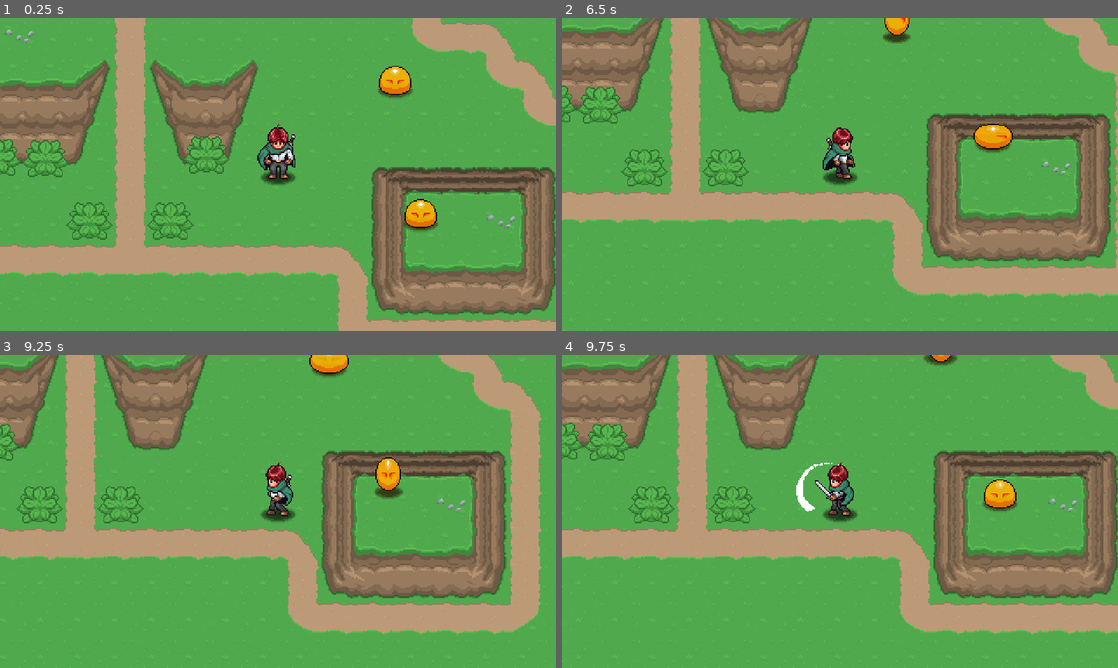
Above: before the commit, frames 1-4 (two rows, left to right).
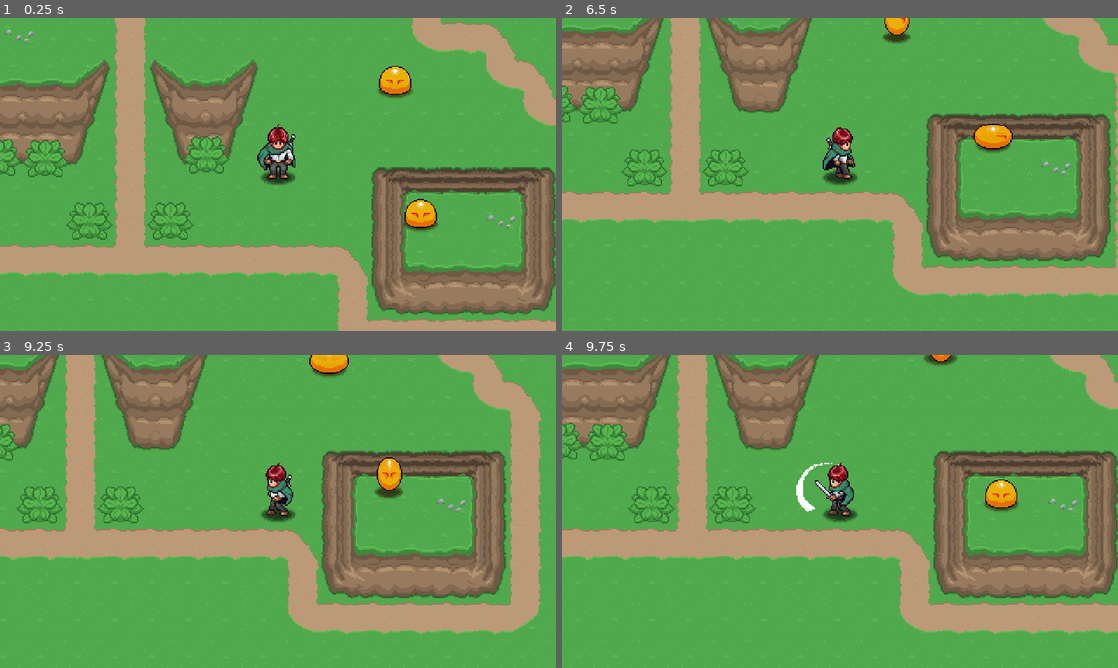
Above: after the commit, the same moments.

Repository: shawndeprey/aarpg
Game: Godot game, scene res://playground.tscn
Same seed, same stepped clock (60 frames per second), same inputs: the game is played once before the commit and once after it.
Inputs:
- Up to frame 1 (0.25 s): no input
- Up to frame 2 (6.5 s): hold Right (right) 0.53-1.28 s; hold Z (attack) 0.53-1.28 s; hold Down (down) 1.28-2.03 s; tap Z (attack) every 1.5 s from 1.35 to 5.85 s; hold Right (right) 2.03-2.78 s; hold Z (attack) 2.03-2.78 s; hold Up (up) 2.78-3.53 s; hold Z (attack) 3.53-4.28 s; hold Left (left) 3.53-5.03 s; hold Down (down) 5.03-5.78 s; hold Z (attack) 5.03-5.78 s; hold Right (right) from 5.78 s (still down)
- Up to frame 3 (9.25 s): release Right (right) at 6.53 s; hold Up (up) 6.53-7.28 s; hold Z (attack) 6.53-7.28 s; hold Right (right) 7.28-8.03 s; tap Z (attack) at 7.35, 8.85 s; hold Down (down) 8.03-8.78 s; hold Z (attack) 8.03-8.78 s; hold Left (left) from 8.78 s (still down)
- Up to frame 4 (9.75 s): release Left (left) at 9.53 s; hold Up (up) from 9.53 s (still down); hold Z (attack) from 9.53 s (still down)

Frames 1-2 are identical in both runs. In frame 3, 0.2% of the frame differs, in the area x 67-73%, y 32-46%; in frame 4, 0.1%.

Commit message:
Add enemy hit and death

Diff:
--- /dev/null
+++ b/Enemies/Scripts/States/enemy_state_destroy.gd
@@ -0,0 +1,41 @@
+class_name EnemyStateDestroy extends EnemyState
+
+@export var anim_name: String = "destroy"
+@export var knockback_speed: float = 200.0
+@export var decelerate_speed: float = 10.0
+
+var _direction: Vector2
+
+# What happens when we initialize this state?
+func Init() -> void:
+	enemy.enemy_destroyed.connect(OnEnemyDestroyed)
+	pass
+
+# What happens when the player enters this state?
+func Enter() -> void:
+	enemy.invulderable = true
+	_direction = enemy.global_position.direction_to(enemy.player.global_position)
+	enemy.SetDirection(_direction)
+	enemy.velocity = _direction * -knockback_speed
+	enemy.UpdateAnimation(anim_name)
+	enemy.animation_player.animation_finished.connect(OnAnimationFInished)
+
+# What happens when the player exits this state?
+func Exit() -> void:
+	enemy.invulderable = false
+	enemy.animation_player.animation_finished.disconnect(OnAnimationFInished)
+
+# What happens during the _process update in this State?
+func Process(delta: float) -> EnemyState:
+	enemy.velocity -= enemy.velocity * decelerate_speed * delta
+	return null
+
+# What happens during the _physics_process update in this State?
+func Physics(_delta: float) -> EnemyState:
+	return null
+
+func OnEnemyDestroyed() -> void:
+	state_machine.ChangeState(self)
+
+func OnAnimationFInished(_a: String) -> void:
+	enemy.queue_free()
--- /dev/null
+++ b/Enemies/Scripts/States/enemy_state_stun.gd
@@ -0,0 +1,46 @@
+class_name EnemyStateStun extends EnemyState
+
+@export var anim_name: String = "walk"
+@export var knockback_speed: float = 200.0
+@export var decelerate_speed: float = 10.0
+@export_category("AI")
+@export var next_state: EnemyState
+
+var _direction: Vector2
+var _animation_finished: bool = false
+
+# What happens when we initialize this state?
+func Init() -> void:
+	enemy.enemy_damaged.connect(OnEnemyDamaged)
+	pass
+
+# What happens when the player enters this state?
+func Enter() -> void:
+	enemy.invulderable = true
+	_animation_finished = false
+	_direction = enemy.global_position.direction_to(enemy.player.global_position)
+	enemy.SetDirection(_direction)
+	enemy.velocity = _direction * -knockback_speed
+	enemy.UpdateAnimation(anim_name)
+	enemy.animation_player.animation_finished.connect(OnAnimationFInished)
+
+# What happens when the player exits this state?
+func Exit() -> void:
+	enemy.invulderable = false
+	enemy.animation_player.animation_finished.disconnect(OnAnimationFInished)
+
+# What happens during the _process update in this State?
+func Process(delta: float) -> EnemyState:
+	if _animation_finished: return next_state
+	enemy.velocity -= enemy.velocity * decelerate_speed * delta
+	return null
+
+# What happens during the _physics_process update in this State?
+func Physics(_delta: float) -> EnemyState:
+	return null
+
+func OnEnemyDamaged() -> void:
+	state_machine.ChangeState(self)
+
+func OnAnimationFInished(_a: String) -> void:
+	_animation_finished = true
--- a/Enemies/Scripts/enemy.gd
+++ b/Enemies/Scripts/enemy.gd
@@ -1,6 +1,7 @@
 class_name Enemy extends CharacterBody2D
 signal direction_changed(new_direction: Vector2)
 signal enemy_damaged()
+signal enemy_destroyed()
 const DIR_4: Array = [Vector2.RIGHT, Vector2.DOWN, Vector2.LEFT, Vector2.UP]
 
 @export var hp: int = 3
@@ -12,7 +13,7 @@
 
 @onready var animation_player: AnimationPlayer = $AnimationPlayer
 @onready var sprite: Sprite2D = $Sprite2D
-#@onready var hitbox: HitBox = $HitBox
+@onready var hitbox: HitBox = $HitBox
 @onready var state_machine: EnemyStateMachine = $EnemyStateMachine
 
 
@@ -20,6 +21,7 @@
 func _ready() -> void:
 	state_machine.Initialize(self)
 	player = PlayerManager.player
+	hitbox.Damaged.connect(TakeDamage)
 	pass # Replace with function body.
 
 
@@ -51,3 +53,11 @@
 	if cardinal_direction == Vector2.DOWN: return "down"
 	elif cardinal_direction == Vector2.UP: return "up"
 	else: return "side"
+
+func TakeDamage(damage: int) -> void:
+	if invulderable: return
+	hp -= damage
+	if hp > 0:
+		enemy_damaged.emit()
+	else:
+		enemy_destroyed.emit()
--- a/Enemies/Slime/slime.tscn
+++ b/Enemies/Slime/slime.tscn
@@ -1,11 +1,18 @@
-[gd_scene load_steps=16 format=3 uid="uid://c0pyn5wtg67op"]
+[gd_scene load_steps=34 format=3 uid="uid://c0pyn5wtg67op"]
 
 [ext_resource type="Texture2D" uid="uid://bhxyy3a36layn" path="res://Player/Sprites/Shadow.png" id="1_ty5ey"]
 [ext_resource type="Script" path="res://Enemies/Scripts/enemy.gd" id="1_ye830"]
 [ext_resource type="Texture2D" uid="uid://dwj2dpb1r5nfg" path="res://Enemies/Slime/Slime.png" id="2_ymapi"]
 [ext_resource type="Script" path="res://Enemies/Scripts/enemy_state_machine.gd" id="4_6jdiy"]
+[ext_resource type="AudioStream" uid="uid://blfltvhm4vgi4" path="res://Enemies/Slime/hit_01.wav" id="4_wt3q4"]
+[ext_resource type="AudioStream" uid="uid://xwe1pjnoukx" path="res://Enemies/Slime/hit_00.wav" id="5_h8xpb"]
 [ext_resource type="Script" path="res://Enemies/Scripts/States/enemy_state_idle.gd" id="5_t480k"]
 [ext_resource type="Script" path="res://Enemies/Scripts/States/enemy_state_wander.gd" id="6_du6cf"]
+[ext_resource type="Script" path="res://Enemies/Scripts/States/enemy_state_stun.gd" id="9_wuyou"]
+[ext_resource type="PackedScene" uid="uid://diwdjm6qll7lo" path="res://GeneralNodes/Hurtbox/hurt_box.tscn" id="9_x3b1i"]
+[ext_resource type="PackedScene" uid="uid://c0k4pgmtjjrfq" path="res://GeneralNodes/Hitbox/hit_box.tscn" id="10_ang42"]
+[ext_resource type="Texture2D" uid="uid://b03cnk0oyp5ob" path="res://Enemies/Slime/DestroySmoke.png" id="10_t1rqg"]
+[ext_resource type="Script" path="res://Enemies/Scripts/States/enemy_state_destroy.gd" id="10_yu5nd"]
 
 [sub_resource type="CapsuleShape2D" id="CapsuleShape2D_quboi"]
 radius = 5.0
@@ -78,6 +85,30 @@
 "update": 0,
 "values": [Vector2(1, 1)]
 }
+tracks/3/type = "value"
+tracks/3/imported = false
+tracks/3/enabled = true
+tracks/3/path = NodePath("Sprite2D:modulate")
+tracks/3/interp = 1
+tracks/3/loop_wrap = true
+tracks/3/keys = {
+"times": PackedFloat32Array(0),
+"transitions": PackedFloat32Array(1),
+"update": 0,
+"values": [Color(1, 1, 1, 1)]
+}
+tracks/4/type = "value"
+tracks/4/imported = false
+tracks/4/enabled = true
+tracks/4/path = NodePath("ShadowSprite2D:modulate")
+tracks/4/interp = 1
+tracks/4/loop_wrap = true
+tracks/4/keys = {
+"times": PackedFloat32Array(0),
+"transitions": PackedFloat32Array(1),
+"update": 0,
+"values": [Color(0.133333, 0.0823529, 0, 0.741176)]
+}
 
 [sub_resource type="Animation" id="Animation_4dvu6"]
 resource_name = "idle_up"
@@ -260,15 +291,603 @@
 "values": [Vector2(1, 1), Vector2(1, 1), Vector2(0.8, 0.8), Vector2(1, 1)]
 }
 
+[sub_resource type="Animation" id="Animation_lgp18"]
+resource_name = "stun_down"
+length = 0.3
+step = 0.01
+tracks/0/type = "value"
+tracks/0/imported = false
+tracks/0/enabled = true
+tracks/0/path = NodePath("Sprite2D:frame")
+tracks/0/interp = 1
+tracks/0/loop_wrap = true
+tracks/0/keys = {
+"times": PackedFloat32Array(0, 0.05, 0.1, 0.16, 0.22, 0.28),
+"transitions": PackedFloat32Array(1, 1, 1, 1, 1, 1),
+"update": 1,
+"values": [18, 19, 20, 11, 9, 18]
+}
+tracks/1/type = "value"
+tracks/1/imported = false
+tracks/1/enabled = true
+tracks/1/path = NodePath("Sprite2D:position")
+tracks/1/interp = 1
+tracks/1/loop_wrap = true
+tracks/1/keys = {
+"times": PackedFloat32Array(0, 0.1, 0.28),
+"transitions": PackedFloat32Array(1, -2, -2),
+"update": 0,
+"values": [Vector2(0, -19), Vector2(0, -22), Vector2(0, -19)]
+}
+tracks/2/type = "value"
+tracks/2/imported = false
+tracks/2/enabled = true
+tracks/2/path = NodePath("ShadowSprite2D:scale")
+tracks/2/interp = 1
+tracks/2/loop_wrap = true
+tracks/2/keys = {
+"times": PackedFloat32Array(0, 0.1, 0.28),
+"transitions": PackedFloat32Array(-2, -2, -2),
+"update": 0,
+"values": [Vector2(1, 1), Vector2(0.9, 0.9), Vector2(1, 1)]
+}
+tracks/3/type = "value"
+tracks/3/imported = false
+tracks/3/enabled = true
+tracks/3/path = NodePath("Sprite2D:modulate")
+tracks/3/interp = 1
+tracks/3/loop_wrap = true
+tracks/3/keys = {
+"times": PackedFloat32Array(0, 0.22, 0.28),
+"transitions": PackedFloat32Array(1, 1, 1),
+"update": 0,
+"values": [Color(1, 0.105882, 0.145098, 0.67451), Color(1, 1, 1, 1), Color(1, 1, 1, 1)]
+}
+tracks/4/type = "audio"
+tracks/4/imported = false
+tracks/4/enabled = true
+tracks/4/path = NodePath("AudioStreamPlayer2D")
+tracks/4/interp = 1
+tracks/4/loop_wrap = true
+tracks/4/keys = {
+"clips": [{
+"end_offset": 0.0,
+"start_offset": 0.0,
+"stream": ExtResource("4_wt3q4")
+}],
+"times": PackedFloat32Array(0)
+}
+tracks/4/use_blend = true
+
+[sub_resource type="Animation" id="Animation_ldmog"]
+resource_name = "stun_up"
+length = 0.3
+step = 0.01
+tracks/0/type = "value"
+tracks/0/imported = false
+tracks/0/enabled = true
+tracks/0/path = NodePath("Sprite2D:frame")
+tracks/0/interp = 1
+tracks/0/loop_wrap = true
+tracks/0/keys = {
+"times": PackedFloat32Array(0, 0.05, 0.1, 0.16, 0.22, 0.28),
+"transitions": PackedFloat32Array(1, 1, 1, 1, 1, 1),
+"update": 1,
+"values": [21, 22, 23, 14, 12, 21]
+}
+tracks/1/type = "value"
+tracks/1/imported = false
+tracks/1/enabled = true
+tracks/1/path = NodePath("Sprite2D:position")
+tracks/1/interp = 1
+tracks/1/loop_wrap = true
+tracks/1/keys = {
+"times": PackedFloat32Array(0, 0.1, 0.28),
+"transitions": PackedFloat32Array(1, -2, -2),
+"update": 0,
+"values": [Vector2(0, -19), Vector2(0, -22), Vector2(0, -19)]
+}
+tracks/2/type = "value"
+tracks/2/imported = false
+tracks/2/enabled = true
+tracks/2/path = NodePath("ShadowSprite2D:scale")
+tracks/2/interp = 1
+tracks/2/loop_wrap = true
+tracks/2/keys = {
+"times": PackedFloat32Array(0, 0.1, 0.28),
+"transitions": PackedFloat32Array(-2, -2, -2),
+"update": 0,
+"values": [Vector2(1, 1), Vector2(0.9, 0.9), Vector2(1, 1)]
+}
+tracks/3/type = "value"
+tracks/3/imported = false
+tracks/3/enabled = true
+tracks/3/path = NodePath("Sprite2D:modulate")
+tracks/3/interp = 1
+tracks/3/loop_wrap = true
+tracks/3/keys = {
+"times": PackedFloat32Array(0, 0.22, 0.28),
+"transitions": PackedFloat32Array(1, 1, 1),
+"update": 0,
+"values": [Color(1, 0.105882, 0.145098, 0.67451), Color(1, 1, 1, 1), Color(1, 1, 1, 1)]
+}
+tracks/4/type = "audio"
+tracks/4/imported = false
+tracks/4/enabled = true
+tracks/4/path = NodePath("AudioStreamPlayer2D")
+tracks/4/interp = 1
+tracks/4/loop_wrap = true
+tracks/4/keys = {
+"clips": [{
+"end_offset": 0.0,
+"start_offset": 0.0,
+"stream": ExtResource("4_wt3q4")
+}],
+"times": PackedFloat32Array(0)
+}
+tracks/4/use_blend = true
+
+[sub_resource type="Animation" id="Animation_iblar"]
+resource_name = "stun_side"
+length = 0.3
+step = 0.01
+tracks/0/type = "value"
+tracks/0/imported = false
+tracks/0/enabled = true
+tracks/0/path = NodePath("Sprite2D:frame")
+tracks/0/interp = 1
+tracks/0/loop_wrap = true
+tracks/0/keys = {
+"times": PackedFloat32Array(0, 0.05, 0.1, 0.16, 0.22, 0.28),
+"transitions": PackedFloat32Array(1, 1, 1, 1, 1, 1),
+"update": 1,
+"values": [24, 25, 26, 17, 15, 24]
+}
+tracks/1/type = "value"
+tracks/1/imported = false
+tracks/1/enabled = true
+tracks/1/path = NodePath("Sprite2D:position")
+tracks/1/interp = 1
+tracks/1/loop_wrap = true
+tracks/1/keys = {
+"times": PackedFloat32Array(0, 0.1, 0.28),
+"transitions": PackedFloat32Array(1, -2, -2),
+"update": 0,
+"values": [Vector2(0, -19), Vector2(0, -22), Vector2(0, -19)]
+}
+tracks/2/type = "value"
+tracks/2/imported = false
+tracks/2/enabled = true
+tracks/2/path = NodePath("ShadowSprite2D:scale")
+tracks/2/interp = 1
+tracks/2/loop_wrap = true
+tracks/2/keys = {
+"times": PackedFloat32Array(0, 0.1, 0.28),
+"transitions": PackedFloat32Array(-2, -2, -2),
+"update": 0,
+"values": [Vector2(1, 1), Vector2(0.9, 0.9), Vector2(1, 1)]
+}
+tracks/3/type = "value"
+tracks/3/imported = false
+tracks/3/enabled = true
+tracks/3/path = NodePath("Sprite2D:modulate")
+tracks/3/interp = 1
+tracks/3/loop_wrap = true
+tracks/3/keys = {
+"times": PackedFloat32Array(0, 0.22, 0.28),
+"transitions": PackedFloat32Array(1, 1, 1),
+"update": 0,
+"values": [Color(1, 0.105882, 0.145098, 0.67451), Color(1, 1, 1, 1), Color(1, 1, 1, 1)]
+}
+tracks/4/type = "audio"
+tracks/4/imported = false
+tracks/4/enabled = true
+tracks/4/path = NodePath("AudioStreamPlayer2D")
+tracks/4/interp = 1
+tracks/4/loop_wrap = true
+tracks/4/keys = {
+"clips": [{
+"end_offset": 0.0,
+"start_offset": 0.0,
+"stream": ExtResource("4_wt3q4")
+}],
+"times": PackedFloat32Array(0)
+}
+tracks/4/use_blend = true
+
+[sub_resource type="Animation" id="Animation_cxvpw"]
+resource_name = "destroy_down"
+step = 0.01
+tracks/0/type = "value"
+tracks/0/imported = false
+tracks/0/enabled = true
+tracks/0/path = NodePath("Sprite2D:frame")
+tracks/0/interp = 1
+tracks/0/loop_wrap = true
+tracks/0/keys = {
+"times": PackedFloat32Array(0, 0.05, 0.1, 0.16, 0.22, 0.28),
+"transitions": PackedFloat32Array(1, 1, 1, 1, 1, 1),
+"update": 1,
+"values": [18, 19, 20, 11, 9, 18]
+}
+tracks/1/type = "value"
+tracks/1/imported = false
+tracks/1/enabled = true
+tracks/1/path = NodePath("Sprite2D:position")
+tracks/1/interp = 1
+tracks/1/loop_wrap = true
+tracks/1/keys = {
+"times": PackedFloat32Array(0, 0.1, 0.28),
+"transitions": PackedFloat32Array(1, -2, -2),
+"update": 0,
+"values": [Vector2(0, -19), Vector2(0, -22), Vector2(0, -19)]
+}
+tracks/2/type = "value"
+tracks/2/imported = false
+tracks/2/enabled = true
+tracks/2/path = NodePath("ShadowSprite2D:scale")
+tracks/2/interp = 1
+tracks/2/loop_wrap = true
+tracks/2/keys = {
+"times": PackedFloat32Array(0, 0.1, 0.28),
+"transitions": PackedFloat32Array(-2, -2, -2),
+"update": 0,
+"values": [Vector2(1, 1), Vector2(0.9, 0.9), Vector2(1, 1)]
+}
+tracks/3/type = "value"
+tracks/3/imported = false
+tracks/3/enabled = true
+tracks/3/path = NodePath("Sprite2D:modulate")
+tracks/3/interp = 1
+tracks/3/loop_wrap = true
+tracks/3/keys = {
+"times": PackedFloat32Array(0, 0.22, 0.28, 0.4),
+"transitions": PackedFloat32Array(1, 1, 1, 1),
+"update": 0,
+"values": [Color(1, 0.105882, 0.145098, 0.67451), Color(1, 1, 1, 1), Color(1, 1, 1, 1), Color(1, 1, 1, 0)]
+}
+tracks/4/type = "audio"
+tracks/4/imported = false
+tracks/4/enabled = true
+tracks/4/path = NodePath("AudioStreamPlayer2D")
+tracks/4/interp = 1
+tracks/4/loop_wrap = true
+tracks/4/keys = {
+"clips": [{
+"end_offset": 0.0,
+"start_offset": 0.0,
+"stream": ExtResource("4_wt3q4")
+}],
+"times": PackedFloat32Array(0)
+}
+tracks/4/use_blend = true
+tracks/5/type = "value"
+tracks/5/imported = false
+tracks/5/enabled = true
+tracks/5/path = NodePath("ShadowSprite2D:modulate")
+tracks/5/interp = 1
+tracks/5/loop_wrap = true
+tracks/5/keys = {
+"times": PackedFloat32Array(0.28, 0.4),
+"transitions": PackedFloat32Array(1, 1),
+"update": 0,
+"values": [Color(0.133333, 0.0823529, 0, 0.741176), Color(0.133333, 0.0823529, 0, 0)]
+}
+tracks/6/type = "audio"
+tracks/6/imported = false
+tracks/6/enabled = true
+tracks/6/path = NodePath("AudioStreamPlayer2D")
+tracks/6/interp = 1
+tracks/6/loop_wrap = true
+tracks/6/keys = {
+"clips": [{
+"end_offset": 0.0,
+"start_offset": 0.0,
+"stream": ExtResource("5_h8xpb")
+}],
+"times": PackedFloat32Array(0.06)
+}
+tracks/6/use_blend = true
+tracks/7/type = "animation"
+tracks/7/imported = false
+tracks/7/enabled = true
+tracks/7/path = NodePath("DestroyEffectSprite/AnimationPlayer")
+tracks/7/interp = 1
+tracks/7/loop_wrap = true
+tracks/7/keys = {
+"clips": PackedStringArray("destroy"),
+"times": PackedFloat32Array(0)
+}
+
+[sub_resource type="Animation" id="Animation_8q0bp"]
+resource_name = "destroy_up"
+step = 0.01
+tracks/0/type = "value"
+tracks/0/imported = false
+tracks/0/enabled = true
+tracks/0/path = NodePath("Sprite2D:frame")
+tracks/0/interp = 1
+tracks/0/loop_wrap = true
+tracks/0/keys = {
+"times": PackedFloat32Array(0, 0.05, 0.1, 0.16, 0.22, 0.28),
+"transitions": PackedFloat32Array(1, 1, 1, 1, 1, 1),
+"update": 1,
+"values": [21, 22, 23, 14, 12, 21]
+}
+tracks/1/type = "value"
+tracks/1/imported = false
+tracks/1/enabled = true
+tracks/1/path = NodePath("Sprite2D:position")
+tracks/1/interp = 1
+tracks/1/loop_wrap = true
+tracks/1/keys = {
+"times": PackedFloat32Array(0, 0.1, 0.28),
+"transitions": PackedFloat32Array(1, -2, -2),
+"update": 0,
+"values": [Vector2(0, -19), Vector2(0, -22), Vector2(0, -19)]
+}
+tracks/2/type = "value"
+tracks/2/imported = false
+tracks/2/enabled = true
+tracks/2/path = NodePath("ShadowSprite2D:scale")
+tracks/2/interp = 1
+tracks/2/loop_wrap = true
+tracks/2/keys = {
+"times": PackedFloat32Array(0, 0.1, 0.28),
+"transitions": PackedFloat32Array(-2, -2, -2),
+"update": 0,
+"values": [Vector2(1, 1), Vector2(0.9, 0.9), Vector2(1, 1)]
+}
+tracks/3/type = "audio"
+tracks/3/imported = false
+tracks/3/enabled = true
+tracks/3/path = NodePath("AudioStreamPlayer2D")
+tracks/3/interp = 1
+tracks/3/loop_wrap = true
+tracks/3/keys = {
+"clips": [{
+"end_offset": 0.0,
+"start_offset": 0.0,
+"stream": ExtResource("4_wt3q4")
+}],
+"times": PackedFloat32Array(0)
+}
+tracks/3/use_blend = true
+tracks/4/type = "value"
+tracks/4/imported = false
+tracks/4/enabled = true
+tracks/4/path = NodePath("Sprite2D:modulate")
+tracks/4/interp = 1
+tracks/4/loop_wrap = true
+tracks/4/keys = {
+"times": PackedFloat32Array(0, 0.22, 0.28, 0.4),
+"transitions": PackedFloat32Array(1, 1, 1, 1),
+"update": 0,
+"values": [Color(1, 0.105882, 0.145098, 0.67451), Color(1, 1, 1, 1), Color(1, 1, 1, 1), Color(1, 1, 1, 0)]
+}
+tracks/5/type = "value"
+tracks/5/imported = false
+tracks/5/enabled = true
+tracks/5/path = NodePath("ShadowSprite2D:modulate")
+tracks/5/interp = 1
+tracks/5/loop_wrap = true
+tracks/5/keys = {
+"times": PackedFloat32Array(0.28, 0.4),
+"transitions": PackedFloat32Array(1, 1),
+"update": 0,
+"values": [Color(0.133333, 0.0823529, 0, 0.741176), Color(0.133333, 0.0823529, 0, 0)]
+}
+tracks/6/type = "audio"
+tracks/6/imported = false
+tracks/6/enabled = true
+tracks/6/path = NodePath("AudioStreamPlayer2D")
+tracks/6/interp = 1
+tracks/6/loop_wrap = true
+tracks/6/keys = {
+"clips": [{
+"end_offset": 0.0,
+"start_offset": 0.0,
+"stream": ExtResource("5_h8xpb")
+}],
+"times": PackedFloat32Array(0.06)
+}
+tracks/6/use_blend = true
+tracks/7/type = "animation"
+tracks/7/imported = false
+tracks/7/enabled = true
+tracks/7/path = NodePath("DestroyEffectSprite/AnimationPlayer")
+tracks/7/interp = 1
+tracks/7/loop_wrap = true
+tracks/7/keys = {
+"clips": PackedStringArray("destroy"),
+"times": PackedFloat32Array(0)
+}
+
+[sub_resource type="Animation" id="Animation_0kttk"]
+resource_name = "destroy_side"
+step = 0.01
+tracks/0/type = "value"
+tracks/0/imported = false
+tracks/0/enabled = true
+tracks/0/path = NodePath("Sprite2D:frame")
+tracks/0/interp = 1
+tracks/0/loop_wrap = true
+tracks/0/keys = {
+"times": PackedFloat32Array(0, 0.05, 0.1, 0.16, 0.22, 0.28),
+"transitions": PackedFloat32Array(1, 1, 1, 1, 1, 1),
+"update": 1,
+"values": [24, 25, 26, 17, 15, 24]
+}
+tracks/1/type = "value"
+tracks/1/imported = false
+tracks/1/enabled = true
+tracks/1/path = NodePath("Sprite2D:position")
+tracks/1/interp = 1
+tracks/1/loop_wrap = true
+tracks/1/keys = {
+"times": PackedFloat32Array(0, 0.1, 0.28),
+"transitions": PackedFloat32Array(1, -2, -2),
+"update": 0,
+"values": [Vector2(0, -19), Vector2(0, -22), Vector2(0, -19)]
+}
+tracks/2/type = "value"
+tracks/2/imported = false
+tracks/2/enabled = true
+tracks/2/path = NodePath("ShadowSprite2D:scale")
+tracks/2/interp = 1
+tracks/2/loop_wrap = true
+tracks/2/keys = {
+"times": PackedFloat32Array(0, 0.1, 0.28),
+"transitions": PackedFloat32Array(-2, -2, -2),
+"update": 0,
+"values": [Vector2(1, 1), Vector2(0.9, 0.9), Vector2(1, 1)]
+}
+tracks/3/type = "audio"
+tracks/3/imported = false
+tracks/3/enabled = true
+tracks/3/path = NodePath("AudioStreamPlayer2D")
+tracks/3/interp = 1
+tracks/3/loop_wrap = true
+tracks/3/keys = {
+"clips": [{
+"end_offset": 0.0,
+"start_offset": 0.0,
+"stream": ExtResource("4_wt3q4")
+}],
+"times": PackedFloat32Array(0)
+}
+tracks/3/use_blend = true
+tracks/4/type = "value"
+tracks/4/imported = false
+tracks/4/enabled = true
+tracks/4/path = NodePath("Sprite2D:modulate")
+tracks/4/interp = 1
+tracks/4/loop_wrap = true
+tracks/4/keys = {
+"times": PackedFloat32Array(0, 0.22, 0.28, 0.4),
+"transitions": PackedFloat32Array(1, 1, 1, 1),
+"update": 0,
+"values": [Color(1, 0.105882, 0.145098, 0.67451), Color(1, 1, 1, 1), Color(1, 1, 1, 1), Color(1, 1, 1, 0)]
+}
+tracks/5/type = "value"
+tracks/5/imported = false
+tracks/5/enabled = true
+tracks/5/path = NodePath("ShadowSprite2D:modulate")
+tracks/5/interp = 1
+tracks/5/loop_wrap = true
+tracks/5/keys = {
+"times": PackedFloat32Array(0.28, 0.4),
+"transitions": PackedFloat32Array(1, 1),
+"update": 0,
+"values": [Color(0.133333, 0.0823529, 0, 0.741176), Color(0.133333, 0.0823529, 0, 0)]
+}
+tracks/6/type = "audio"
+tracks/6/imported = false
+tracks/6/enabled = true
+tracks/6/path = NodePath("AudioStreamPlayer2D")
+tracks/6/interp = 1
+tracks/6/loop_wrap = true
+tracks/6/keys = {
+"clips": [{
+"end_offset": 0.0,
+"start_offset": 0.0,
+"stream": ExtResource("5_h8xpb")
+}],
+"times": PackedFloat32Array(0.06)
+}
+tracks/6/use_blend = true
+tracks/7/type = "animation"
+tracks/7/imported = false
+tracks/7/enabled = true
+tracks/7/path = NodePath("DestroyEffectSprite/AnimationPlayer")
+tracks/7/interp = 1
+tracks/7/loop_wrap = true
+tracks/7/keys = {
+"clips": PackedStringArray("destroy"),
+"times": PackedFloat32Array(0)
+}
+
 [sub_resource type="AnimationLibrary" id="AnimationLibrary_i0kqs"]
 _data = {
 "RESET": SubResource("Animation_pgobq"),
+"destroy_down": SubResource("Animation_cxvpw"),
+"destroy_side": SubResource("Animation_0kttk"),
+"destroy_up": SubResource("Animation_8q0bp"),
 "idle_down": SubResource("Animation_x3fqk"),
 "idle_side": SubResource("Animation_oxn3w"),
 "idle_up": SubResource("Animation_4dvu6"),
+"stun_down": SubResource("Animation_lgp18"),
+"stun_side": SubResource("Animation_iblar"),
+"stun_up": SubResource("Animation_ldmog"),
 "walk_down": SubResource("Animation_fa3fg"),
 "walk_side": SubResource("Animation_pkf4v"),
 "walk_up": SubResource("Animation_i61hu")
+}
+
+[sub_resource type="CircleShape2D" id="CircleShape2D_2rlbc"]
+radius = 12.0
+
+[sub_resource type="CircleShape2D" id="CircleShape2D_eabu5"]
+radius = 12.0
+
+[sub_resource type="Animation" id="Animation_6h7f7"]
+resource_name = "destroy"
+tracks/0/type = "value"
+tracks/0/imported = false
+tracks/0/enabled = true
+tracks/0/path = NodePath(".:frame")
+tracks/0/interp = 1
+tracks/0/loop_wrap = true
+tracks/0/keys = {
+"times": PackedFloat32Array(0, 0.1, 0.2, 0.3, 0.4, 0.5),
+"transitions": PackedFloat32Array(1, 1, 1, 1, 1, 1),
+"update": 1,
+"values": [0, 1, 2, 3, 4, 5]
+}
+tracks/1/type = "value"
+tracks/1/imported = false
+tracks/1/enabled = true
+tracks/1/path = NodePath(".:visible")
+tracks/1/interp = 1
+tracks/1/loop_wrap = true
+tracks/1/keys = {
+"times": PackedFloat32Array(0, 0.6),
+"transitions": PackedFloat32Array(1, 1),
+"update": 1,
+"values": [true, false]
+}
+
+[sub_resource type="Animation" id="Animation_edylh"]
+length = 0.001
+tracks/0/type = "value"
+tracks/0/imported = false
+tracks/0/enabled = true
+tracks/0/path = NodePath(".:frame")
+tracks/0/interp = 1
+tracks/0/loop_wrap = true
+tracks/0/keys = {
+"times": PackedFloat32Array(0),
+"transitions": PackedFloat32Array(1),
+"update": 1,
+"values": [0]
+}
+tracks/1/type = "value"
+tracks/1/imported = false
+tracks/1/enabled = true
+tracks/1/path = NodePath(".:visible")
+tracks/1/interp = 1
+tracks/1/loop_wrap = true
+tracks/1/keys = {
+"times": PackedFloat32Array(0),
+"transitions": PackedFloat32Array(1),
+"update": 1,
+"values": [false]
+}
+
+[sub_resource type="AnimationLibrary" id="AnimationLibrary_jatlc"]
+_data = {
+"RESET": SubResource("Animation_edylh"),
+"destroy": SubResource("Animation_6h7f7")
 }
 
 [node name="Slime" type="CharacterBody2D"]
@@ -308,3 +927,40 @@
 script = ExtResource("6_du6cf")
 state_animation_duration = 0.7
 next_state = NodePath("../Idle")
+
+[node name="Stun" type="Node" parent="EnemyStateMachine" node_paths=PackedStringArray("next_state")]
+script = ExtResource("9_wuyou")
+anim_name = "stun"
+next_state = NodePath("../Idle")
+
+[node name="Destroy" type="Node" parent="EnemyStateMachine"]
+script = ExtResource("10_yu5nd")
+
+[node name="HitBox" parent="." instance=ExtResource("10_ang42")]
+collision_mask = 256
+
+[node name="CollisionShape2D" type="CollisionShape2D" parent="HitBox"]
+position = Vector2(0, -7)
+shape = SubResource("CircleShape2D_2rlbc")
+debug_color = Color(0.0810132, 0.514046, 0.860019, 0.419608)
+
+[node name="HurtBox" parent="." instance=ExtResource("9_x3b1i")]
+
+[node name="CollisionShape2D" type="CollisionShape2D" parent="HurtBox"]
+position = Vector2(0, -7)
+shape = SubResource("CircleShape2D_eabu5")
+debug_color = Color(0.772549, 0.643137, 0, 0.419608)
+
+[node name="DestroyEffectSprite" type="Sprite2D" parent="."]
+visible = false
+position = Vector2(0, -9)
+texture = ExtResource("10_t1rqg")
+hframes = 6
+
+[node name="AnimationPlayer" type="AnimationPlayer" parent="DestroyEffectSprite"]
+libraries = {
+"": SubResource("AnimationLibrary_jatlc")
+}
+
+[node name="AudioStreamPlayer2D" type="AudioStreamPlayer2D" parent="."]
+max_polyphony = 4
--- a/Player/player.tscn
+++ b/Player/player.tscn
@@ -512,6 +512,7 @@
 [node name="AttackHurtBox" parent="Sprite2D" instance=ExtResource("10_t8hol")]
 unique_name_in_owner = true
 position = Vector2(0, 34)
+collision_layer = 256
 collision_mask = 256
 monitoring = false
 
Binary file added: Enemies/Slime/DestroySmoke.png
Not shown, added: Enemies/Slime/DestroySmoke.png.import
Not shown, added: Enemies/Slime/hit_00.wav.import
Not shown, added: Enemies/Slime/hit_01.wav.import
Not shown, added: Enemies/Slime/hit_00.wav
Not shown, added: Enemies/Slime/hit_01.wav
